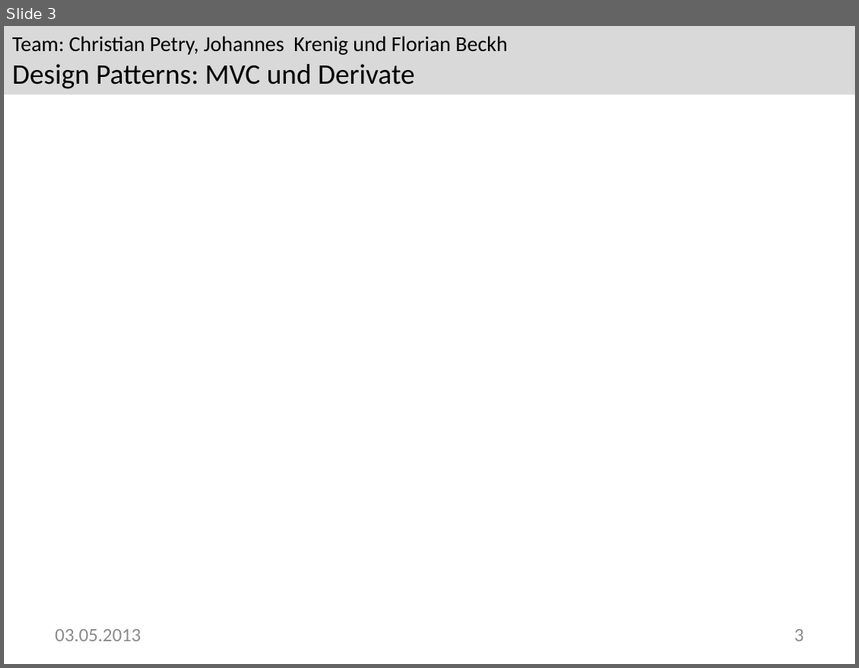
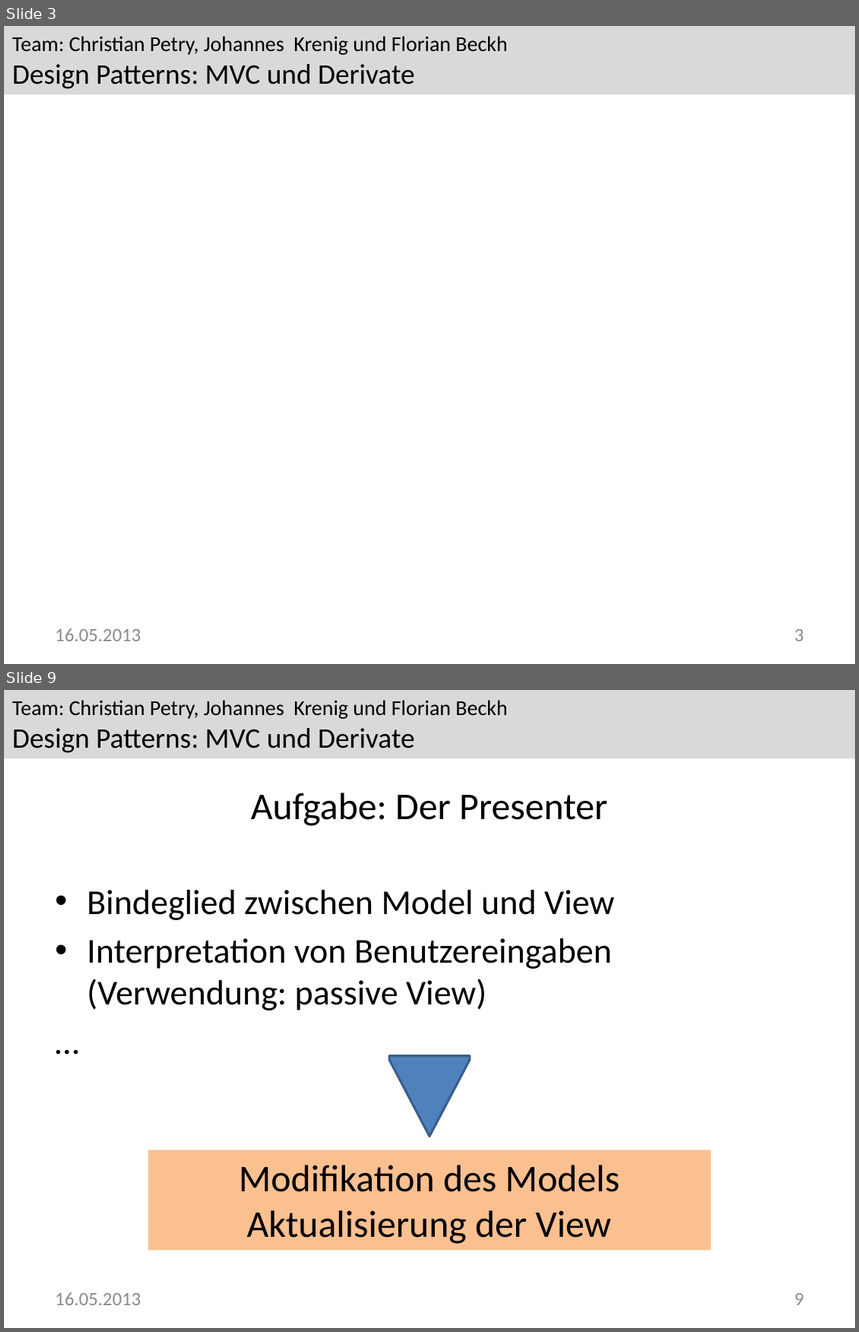
Before and after one commit to Greever/Design-Pattern-MVC, a slide deck: Dokumentation/Praesentation/Praesentation.pptx. Shown one above the other, each under a label of ours: slide 3 before the commit, slides 3 and 9 after it; the slides between them are not shown. The pictures are 859x668 and 859x1332 pixels, drawn with LibreOffice and Linux fonts; fonts in the diff are those of the drawing; background and template pictures are left out. Boxes give left, top, right and bottom in pixels: in the first picture for what was removed or moved away, otherwise in the second. Text is boxed around its words. In the diff, an @@ line names an element or a change of style, - is before the commit and + after.

```diff
--- a/Dokumentation/Praesentation/Praesentation.pptx
+++ b/Dokumentation/Praesentation/Praesentation.pptx
@@ slide 9 added at [4,690,855,1328], background #FFFFFF; not listed: 1 template element that a slide beside it also shows @@
@@ title added at [251,793,607,826], 32 pt, text #000000 @@
+Aufgabe: Der Presenter
@@ text added at [87,890,614,1011], 29.6 pt, text #000000 @@
+• Bindeglied zwischen Model und View
+• Interpretation von Benutzereingaben (Verwendung: passive View)
+…
@@ right arrow added at [389,1056,470,1136], fill #4F81BD, outline #3A5F8C 2 pt @@
@@ rectangle added at [148,1151,711,1251], fill #FAC090, 32 pt, text #000000 @@
+Modifikation des Models
+Aktualisierung der View
@@ text added at [55,1293,141,1306], 16 pt, text #8C8C8C @@
+16.05.2013
@@ page number added at [794,1293,804,1306], 16 pt, text #8C8C8C @@
+9
@@ slide 3 changed as well @@
@@ text at [55,629,141,642]: text changed @@
-03.05.2013
+16.05.2013
```
Also in this commit, not shown: 1 other slide changed, 12 other slides added.
